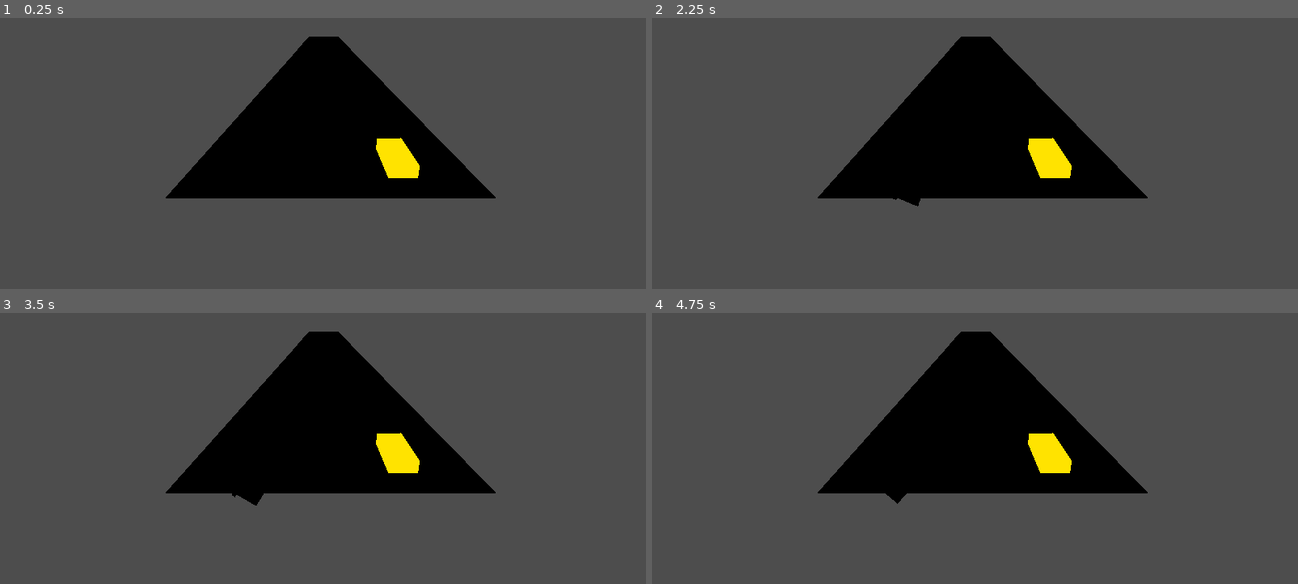
Above: before the commit, frames 1-4 (two rows, left to right).
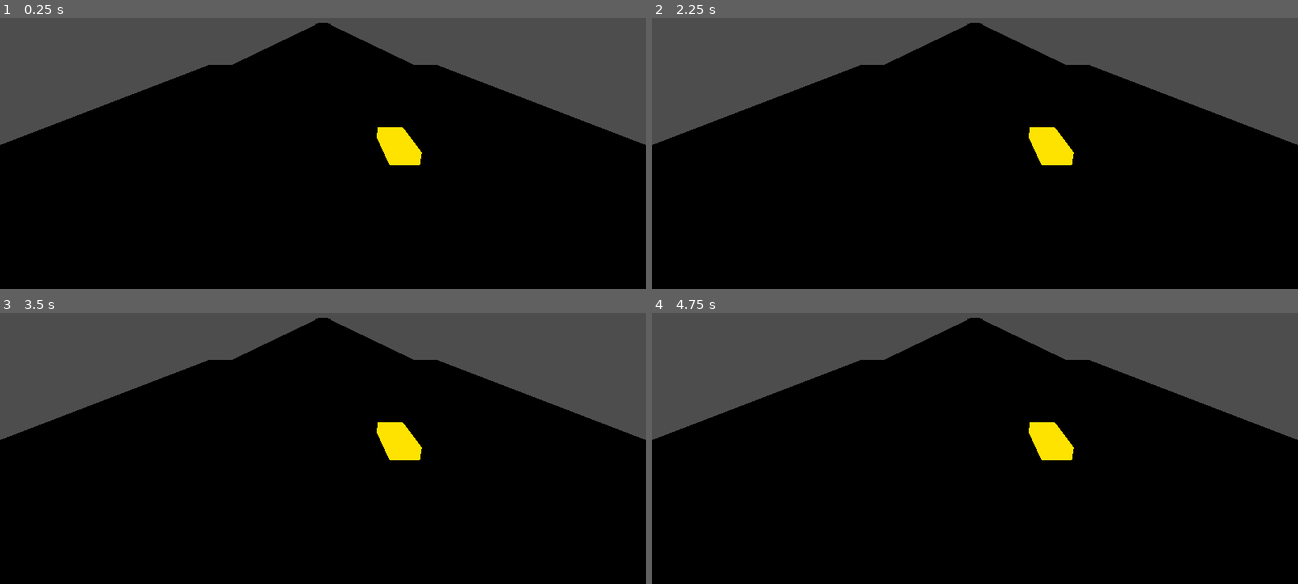
Above: after the commit, the same moments.

Repository: smoothbrainsinc/DragRacingSim
Game: Godot game, scene res://main.tscn
Two runs of this game, one before a commit and one after it. Both use one fixed random seed, a clock stepped at 60 frames per second and the inputs below.
Inputs:
- Up to frame 1 (0.25 s): no input
- Up to frame 2 (2.25 s): tap Enter at 0.5, 2 s; hold Right (ui_right) 0.53-1.28 s; tap Space at 1.25 s; hold Down (ui_down) 1.28-2.03 s; hold Right (ui_right) from 2.03 s (still down)
- Up to frame 3 (3.5 s): tap Space at 2.75 s; release Right (ui_right) at 2.78 s; hold Up (ui_up) from 2.78 s (still down)
- Up to frame 4 (4.75 s): release Up (ui_up) at 3.53 s; hold Left (ui_left) from 3.53 s (still down); tap Enter at 4.25 s

The runs differ from the first frame. In frame 1, 59% of the frame differs, in the area x 0-100%, y 1-100%; in frame 2, 59%; in frame 3, 59%; in frame 4, 59%.

Commit message:
scaled track accurately

Diff:
--- /dev/null
+++ b/drag_strip.tscn
@@ -0,0 +1,98 @@
+[gd_scene load_steps=16 format=3 uid="uid://b5v2fpf8igwjm"]
+
+[sub_resource type="BoxMesh" id="BoxMesh_4ysjd"]
+size = Vector3(30, 1, 100)
+
+[sub_resource type="StandardMaterial3D" id="StandardMaterial3D_7m1uf"]
+albedo_color = Color(0.2, 0.2, 0.2, 1)
+
+[sub_resource type="BoxShape3D" id="BoxShape3D_qvq5h"]
+size = Vector3(30, 1, 100)
+
+[sub_resource type="BoxMesh" id="BoxMesh_rn7r4"]
+size = Vector3(25, 1, 50)
+
+[sub_resource type="StandardMaterial3D" id="StandardMaterial3D_n2k2l"]
+albedo_color = Color(0.2, 0.2, 0.2, 1)
+
+[sub_resource type="BoxShape3D" id="BoxShape3D_i0qb0"]
+size = Vector3(25, 1, 50)
+
+[sub_resource type="BoxMesh" id="BoxMesh_pcu5r"]
+size = Vector3(20, 1, 402)
+
+[sub_resource type="StandardMaterial3D" id="StandardMaterial3D_oc3nu"]
+albedo_color = Color(0.2, 0.2, 0.2, 1)
+
+[sub_resource type="BoxShape3D" id="BoxShape3D_6gfud"]
+size = Vector3(20, 1, 402)
+
+[sub_resource type="BoxMesh" id="BoxMesh_nmboa"]
+size = Vector3(25, 1, 350)
+
+[sub_resource type="StandardMaterial3D" id="StandardMaterial3D_u7vv6"]
+albedo_color = Color(0.2, 0.2, 0.2, 1)
+
+[sub_resource type="BoxShape3D" id="BoxShape3D_v0td3"]
+size = Vector3(25, 1, 350)
+
+[sub_resource type="BoxMesh" id="BoxMesh_hwd6p"]
+size = Vector3(30, 1, 100)
+
+[sub_resource type="StandardMaterial3D" id="StandardMaterial3D_hxxjn"]
+albedo_color = Color(0.78665, 0.682642, 0.0150283, 1)
+
+[sub_resource type="BoxShape3D" id="BoxShape3D_ewdda"]
+size = Vector3(30, 1, 1)
+
+[node name="DragStrip" type="Node3D"]
+
+[node name="StagingArea" type="StaticBody3D" parent="."]
+transform = Transform3D(1, 0, 0, 0, 1, 0, 0, 0, 1, 0, 0, -100)
+
+[node name="MeshInstance3D" type="MeshInstance3D" parent="StagingArea"]
+mesh = SubResource("BoxMesh_4ysjd")
+surface_material_override/0 = SubResource("StandardMaterial3D_7m1uf")
+
+[node name="CollisionShape3D" type="CollisionShape3D" parent="StagingArea"]
+shape = SubResource("BoxShape3D_qvq5h")
+
+[node name="PreStageArea" type="StaticBody3D" parent="."]
+transform = Transform3D(1, 0, 0, 0, 1, 0, 0, 0, 1, 0, 0, -25)
+
+[node name="MeshInstance3D" type="MeshInstance3D" parent="PreStageArea"]
+mesh = SubResource("BoxMesh_rn7r4")
+surface_material_override/0 = SubResource("StandardMaterial3D_n2k2l")
+
+[node name="CollisionShape3D" type="CollisionShape3D" parent="PreStageArea"]
+shape = SubResource("BoxShape3D_i0qb0")
+
+[node name="RacingTrack" type="StaticBody3D" parent="."]
+transform = Transform3D(1, 0, 0, 0, 1, 0, 0, 0, 1, 0, 0, 201)
+
+[node name="MeshInstance3D" type="MeshInstance3D" parent="RacingTrack"]
+mesh = SubResource("BoxMesh_pcu5r")
+surface_material_override/0 = SubResource("StandardMaterial3D_oc3nu")
+
+[node name="CollisionShape3D" type="CollisionShape3D" parent="RacingTrack"]
+shape = SubResource("BoxShape3D_6gfud")
+
+[node name="ShutdownArea" type="StaticBody3D" parent="."]
+transform = Transform3D(1, 0, 0, 0, 1, 0, 0, 0, 1, 0, 0, 577)
+
+[node name="MeshInstance3D" type="MeshInstance3D" parent="ShutdownArea"]
+mesh = SubResource("BoxMesh_nmboa")
+surface_material_override/0 = SubResource("StandardMaterial3D_u7vv6")
+
+[node name="CollisionShape3D" type="CollisionShape3D" parent="ShutdownArea"]
+shape = SubResource("BoxShape3D_v0td3")
+
+[node name="SandPit" type="StaticBody3D" parent="."]
+transform = Transform3D(1, 0, 0, 0, 1, 0, 0, 0, 1, 0, 0, 802)
+
+[node name="MeshInstance3D" type="MeshInstance3D" parent="SandPit"]
+mesh = SubResource("BoxMesh_hwd6p")
+surface_material_override/0 = SubResource("StandardMaterial3D_hxxjn")
+
+[node name="CollisionShape3D" type="CollisionShape3D" parent="SandPit"]
+shape = SubResource("BoxShape3D_ewdda")
--- a/main.tscn
+++ b/main.tscn
@@ -1,18 +1,12 @@
-[gd_scene load_steps=7 format=3 uid="uid://73cn3yj4qb08"]
+[gd_scene load_steps=6 format=3 uid="uid://73cn3yj4qb08"]
 
-[ext_resource type="PackedScene" uid="uid://cjb6jonp3s1rb" path="res://track.tscn" id="1_0xm2m"]
 [ext_resource type="PackedScene" uid="uid://271vu8ob0n2o" path="res://opponent.tscn" id="4_1bvp3"]
 [ext_resource type="PackedScene" uid="uid://i2cf8b37hi6y" path="res://player_car.tscn" id="4_7mycd"]
 [ext_resource type="Script" uid="uid://c8rds87bhp76p" path="res://camera_manager.gd" id="4_lquwl"]
+[ext_resource type="PackedScene" uid="uid://b5v2fpf8igwjm" path="res://drag_strip.tscn" id="5_7mycd"]
 [ext_resource type="PackedScene" uid="uid://pnjqqnux55u8" path="res://race_ui.tscn" id="5_lquwl"]
 
-[sub_resource type="BoxShape3D" id="BoxShape3D_1bvp3"]
-size = Vector3(10, 0.5, 1)
-
 [node name="main" type="Node3D"]
-
-[node name="Track" parent="." instance=ExtResource("1_0xm2m")]
-transform = Transform3D(1, 0, 0, 0, 1, 0, 0, 0, 1, -0.23386, -0.040435, -0.408501)
 
 [node name="OpponentVehicle" parent="." instance=ExtResource("4_1bvp3")]
 transform = Transform3D(0.998545, 0.053922, 0, -0.053922, 0.998545, 0, 0, 0, 1, -2.71211, 0.360409, -18.2801)
@@ -36,10 +30,6 @@
 [node name="PlayerCar" parent="." instance=ExtResource("4_7mycd")]
 transform = Transform3D(0.0100704, -3.63744e-11, 0.999949, 0.0216218, 0.999766, -0.000217751, -0.999716, 0.021623, 0.010068, 2.1122, 0.636132, -18.4063)
 
-[node name="StartLine" type="Area3D" parent="."]
+[node name="RaceUI" parent="." instance=ExtResource("5_lquwl")]
 
-[node name="CollisionShape3D" type="CollisionShape3D" parent="StartLine"]
-transform = Transform3D(1, 0, 0, 0, 1, 0, 0, 0, 1, 0, 0, -20.27)
-shape = SubResource("BoxShape3D_1bvp3")
-
-[node name="RaceUI" parent="." instance=ExtResource("5_lquwl")]
+[node name="DragStrip" parent="." instance=ExtResource("5_7mycd")]
--- a/player_car.tscn
+++ b/player_car.tscn
@@ -11,6 +11,7 @@
 [sub_resource type="CylinderMesh" id="CylinderMesh_dnlqt"]
 
 [node name="PlayerCar" type="VehicleBody3D"]
+transform = Transform3D(1, 0, 0, 0, 1, 0, 0, 0, 1, 0, 0.271112, 0)
 axis_lock_linear_x = true
 axis_lock_linear_z = true
 axis_lock_angular_x = true
